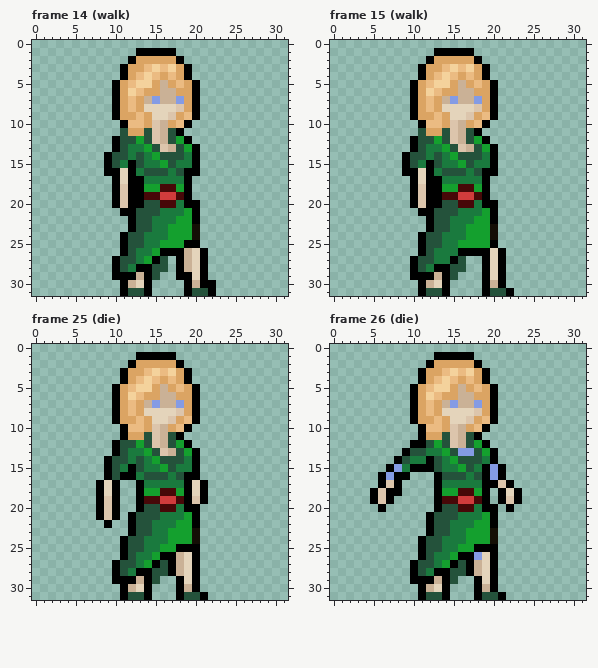
Pixel-art file, stored at Assets/Art/Sprites/wizard.ase. The first picture shows the starting point.
32x32 pixels, 41 frames. Shown: frame 14 (walk), frame 15 (walk), frame 25 (die), frame 26 (die). The commit also changed other frames, which this record leaves out.
After:
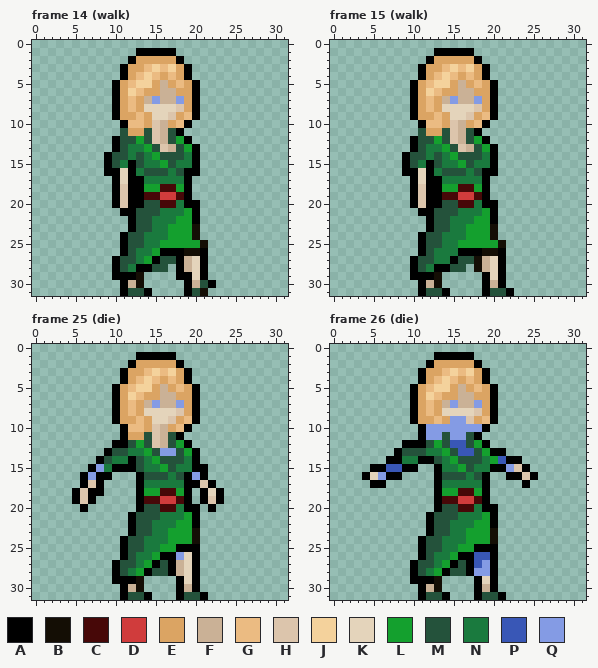
Palette (. is transparent): A #000000  B #140e05  C #470808  D #d03c3c  E #dba463  F #cab196  G #ebbb82  H #dcc5ac  J #f4d29c  K #e4d4bb  L #14a02e  M #24523b  N #1a7a3e  P #3957b6  Q #849be4
Changes in this commit:
Changed rows in their new state; - is an unchanged pixel.
Frame 14 (walk):
first column x 13:
25 ------LLB-
26 ------BB--
27 ----M-----
29 B..-------
30 B.------M-
31 --------B.
Frame 15 (walk):
first column x 13:
25 -------LB
26 ------BB-
27 ----MBF--
28 -----BF--
29 B..------
30 B.-------
Frame 25 (die):
first column x 5:
12 ------A------------
13 ----AM-----QQ------
14 ---AMNNA-----------
15 --AQNAA---------A--
16 -AQA-...A------QA--
17 -AH-..---------AHA-
18 AHA-..---------.-KA
19 AHA...---------.-HA
20 -A-...-----------A-
21 ---...-------------
22 ----.--------------
first column x 13:
26 -----Q
28 L-----
29 B..---
30 B.----
Frame 26 (die):
first column x 4:
 9 -----------QQ---------
10 --------QQQQQQQ-------
11 --------QQ-QQ---------
12 -----A-----PP---------
13 ----AM------PP---A----
14 ---A-N-A--------LPAA--
15 -AAPPA-..A-----NA-QHA-
16 AKQA-.----------..AAHA
17 -A-..-----------...-A-
18 -....------------...--
19 -...-------------...--
20 --.---------------.---
first column x 13:
26 -----PP
27 -----PQ
28 L----QQ
29 B..----
30 B.-----
Boxes around the changes in both pictures, in picture pixels (x1, y1, x2, y2):
changed: (136, 240, 216, 296)
changed: (434, 240, 506, 288)
changed: (72, 440, 224, 528)
changed: (136, 552, 184, 592)
changed: (362, 416, 538, 512)
changed: (434, 552, 490, 592)
